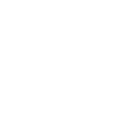
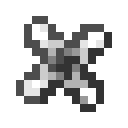
Comparing the layer stacks of the two 128×128 images. Changes:
showed "rotor" over <box>16,16,112,112</box>
